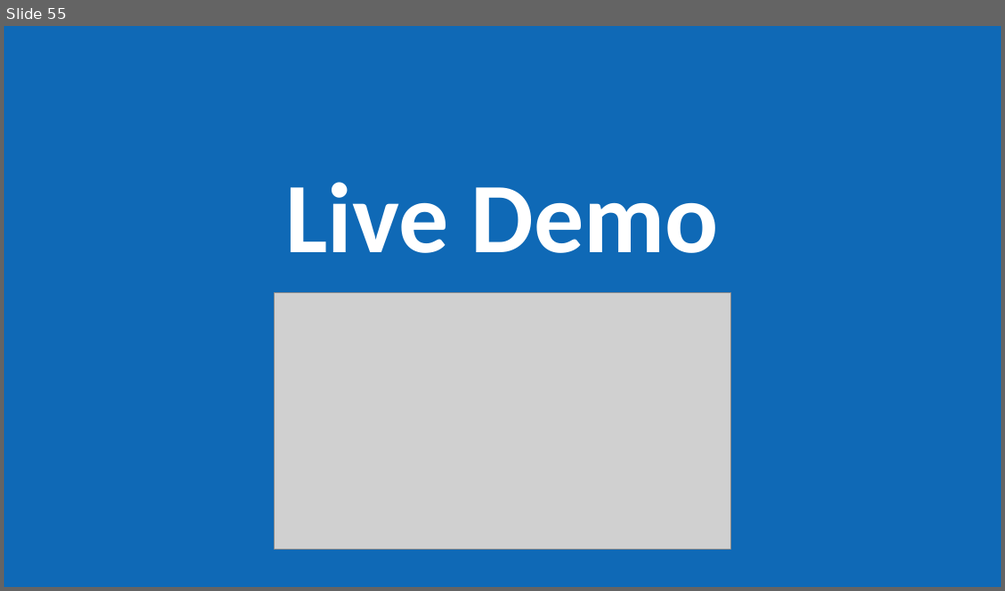
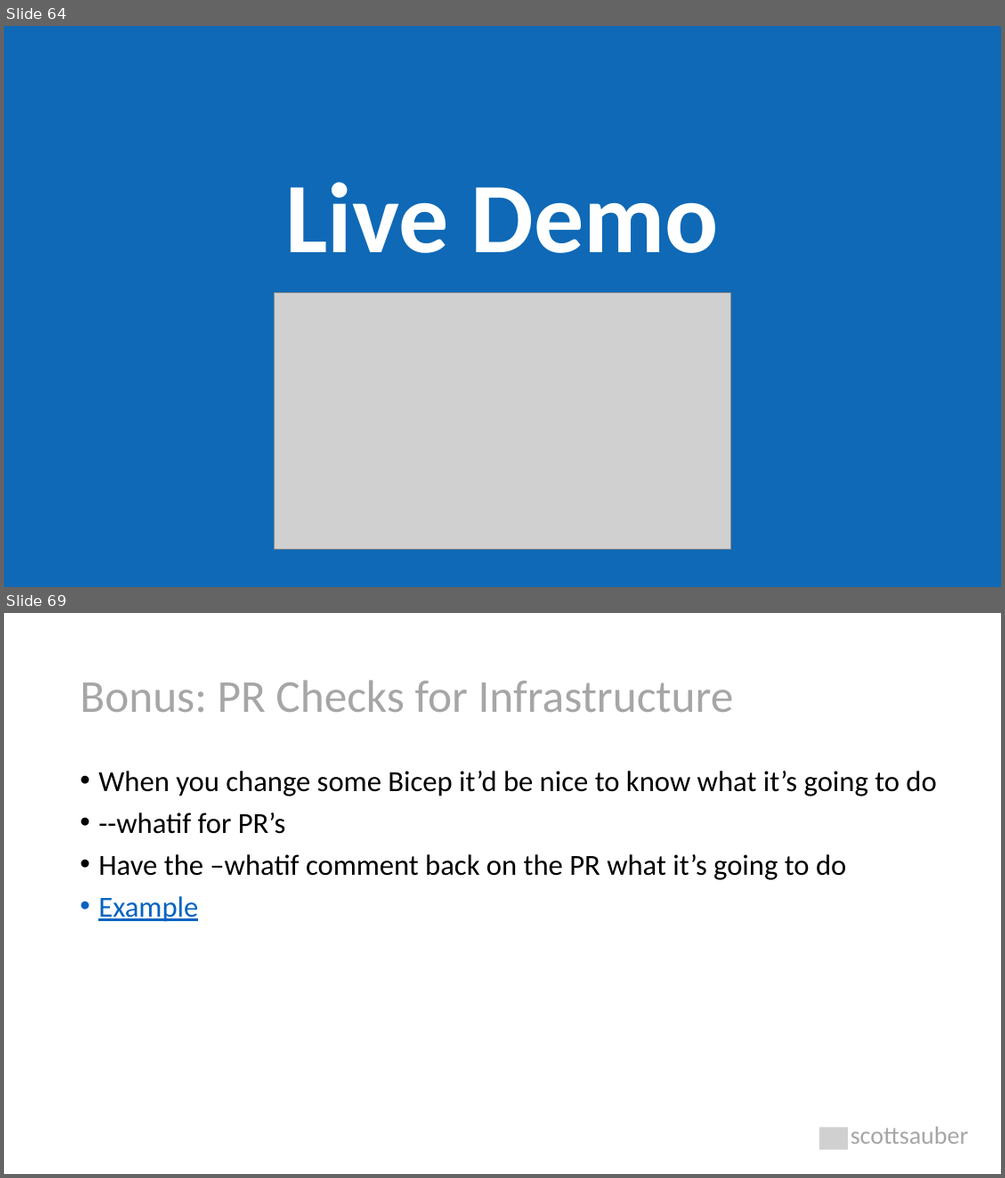
Before and after one commit to scottsauber/workshop-dotnet-azure-github-bicep, a slide deck: AzureDotNetBicep-Workshop.pptx. Shown one above the other, each under a label of ours: slide 55 before the commit, slides 64 and 69 after it; the slides between them are not shown. The pictures are 1005x591 and 1005x1178 pixels, drawn with LibreOffice and Linux fonts; fonts in the diff are those of the drawing; grey boxes stand for pictures. Boxes give left, top, right and bottom in pixels: in the first picture for what was removed or moved away, otherwise in the second. Text is boxed around its words. In the diff, an @@ line names an element or a change of style, - is before the commit and + after.

```diff
--- a/AzureDotNetBicep-Workshop.pptx
+++ b/AzureDotNetBicep-Workshop.pptx
@@ slide 69 added at [4, 613, 1001, 1174], background #FFFFFF @@
@@ title added at [80, 680, 734, 712], 44 pt, text #A6A6A6 @@
+Bonus: PR Checks for Infrastructure
@@ text added at [98, 771, 936, 922], 28 pt, text #000000 @@
+• When you change some Bicep it’d be nice to know what it’s going to do
+• --whatif for PR’s
+• Have the –whatif comment back on the PR what it’s going to do
+• Example
@@ picture added at [819, 1127, 848, 1149] @@
@@ text added at [850, 1127, 969, 1143], 24 pt, text #A6A6A6 @@
+scottsauber
@@ what was slide 55 is now slide 64 @@
```
Also in this commit, not shown: 8 slides changed, 14 other slides added, 1 other file.
